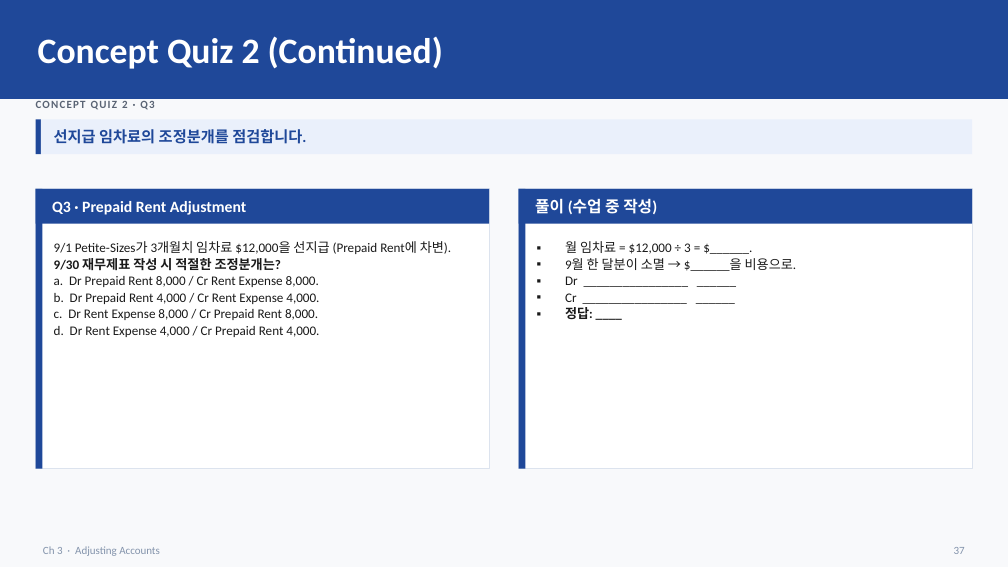
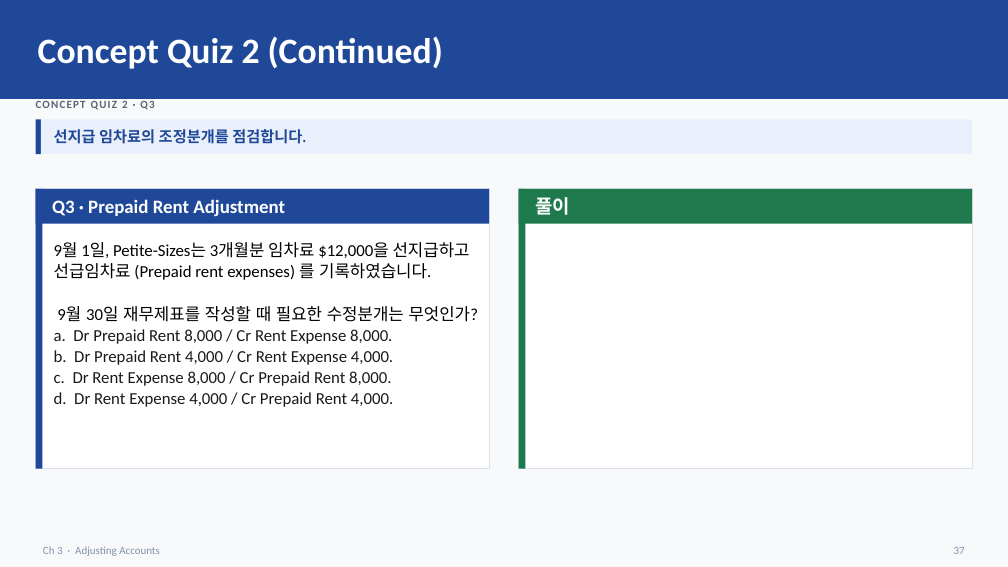
Before and after one commit to keejae/financial-accounting, a slide deck: slide 39 of files/week2/korean/Wk2_L5_slides.pptx (slide 40 before the commit). Drawn at 1008x567 pixels with LibreOffice and Linux fonts; fonts in the diff are those of the drawing. Boxes give left, top, right and bottom in pixels: in the first picture for what was removed or moved away, otherwise in the second. Text is boxed around its words. In the diff, an @@ line names an element or a change of style, - is before the commit and + after.

```diff
--- a/files/week2/korean/Wk2_L5_slides.pptx
+++ b/files/week2/korean/Wk2_L5_slides.pptx
@@ text "Q3 · Prepaid Rent Adjustment" at bbox=[52, 199, 285, 216]: size 15 to 18 pt @@
@@ rectangle at bbox=[519, 189, 526, 469]: fill #1F4899 to #1E7A4C @@
@@ rectangle at bbox=[519, 189, 972, 224]: fill #1F4899 to #1E7A4C @@
@@ text at bbox=[535, 197, 570, 215]: text changed; size 15 to 18 pt @@
-풀이 (수업 중 작성)
+풀이
@@ text at bbox=[54, 242, 479, 322]: text changed; size 12.5 to 16 pt; text colour #1A1A1A to #000000 @@
-9/1 Petite-Sizes가 3개월치 임차료 $12,000을 선지급 (Prepaid Rent에 차변).
-9/30 재무제표 작성 시 적절한 조정분개는?
+9월 1일, Petite-Sizes는 3개월분 임차료 $12,000을 선지급하고 선급임차료 (Prepaid rent expenses) 를 기록하였습니다.
+9월 30일 재무제표를 작성할 때 필요한 수정분개는 무엇인가?
@@ text removed at bbox=[565, 241, 797, 319] @@
-▪ 월 임차료 = $12,000 ÷ 3 = $______.
-▪ 9월 한 달분이 소멸 → $______을 비용으로.
-▪ Dr ________________ ______
-▪ Cr ________________ ______
-▪ 정답: ____
@@ text at bbox=[54, 329, 393, 407]: size 12.5 to 16 pt in "a. Dr Prepaid Rent 8,000 / Cr ...", "b. Dr Prepaid Rent 4,000 / Cr ...", "c. Dr Rent Expense 8,000 / Cr ...", "d. Dr Rent Expense 4,000 / Cr ..." @@
```
Also in this commit, not shown: 30 other slides changed, 7 slides added, 9 slides removed, 11 other files.
